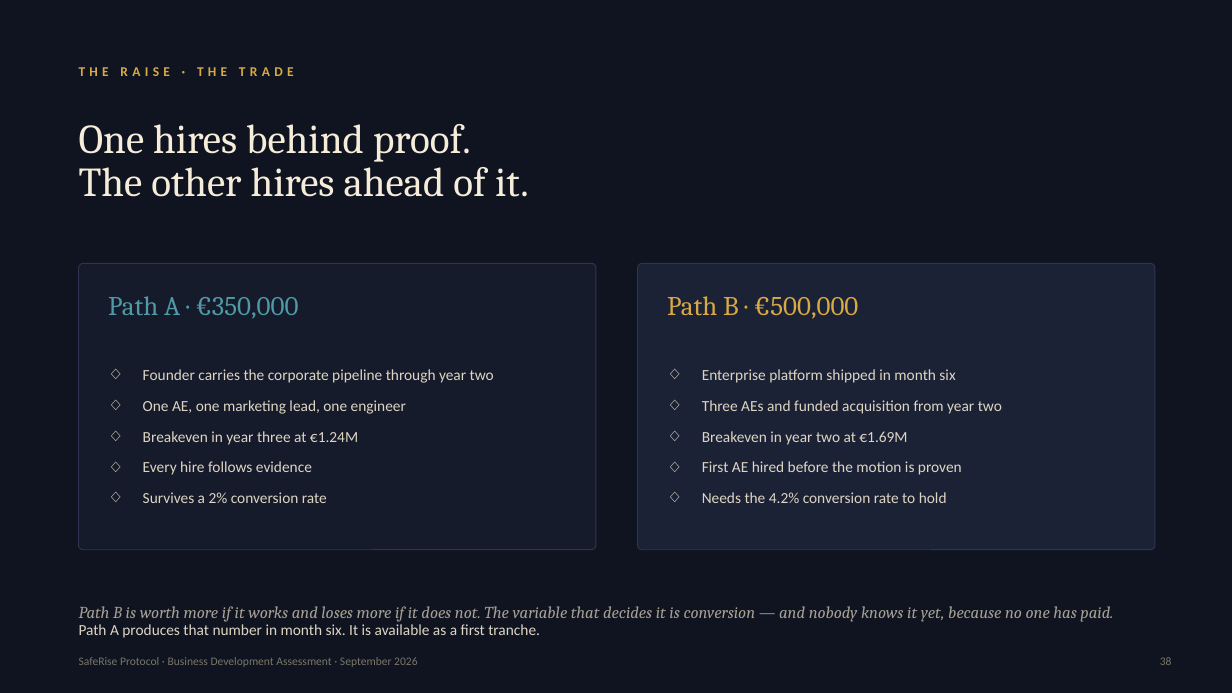
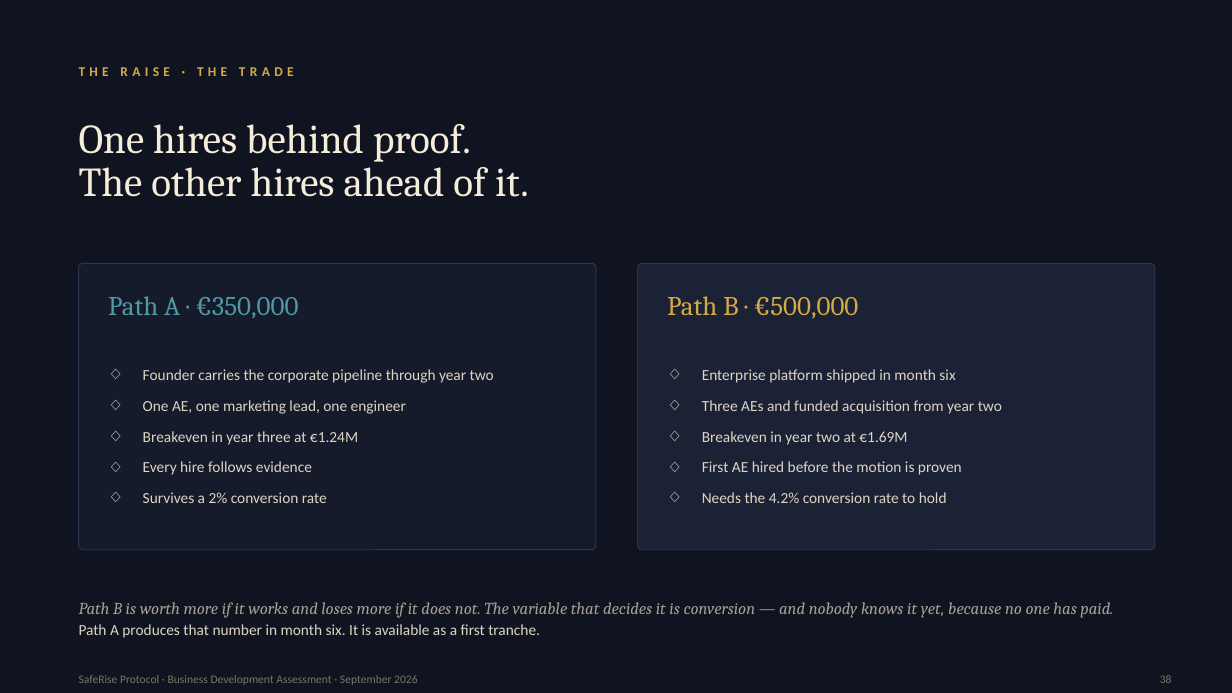
Before and after one commit to robleyworks/saferise, a slide deck: slide 38 of docs/business/SafeRise-Investor-Deck.pptx. Drawn at 1232x693 pixels with LibreOffice and Linux fonts; fonts in the diff are those of the drawing. Boxes give left, top, right and bottom in pixels: in the first picture for what was removed or moved away, otherwise in the second. Text is boxed around its words. In the diff, an @@ line names an element or a change of style, - is before the commit and + after.

```diff
--- a/docs/business/SafeRise-Investor-Deck.pptx
+++ b/docs/business/SafeRise-Investor-Deck.pptx
@@ text "Path B is worth more ...": place and size @@
-text "Path B is worth more ..." at bbox=[79, 606, 1113, 622]
+text "Path B is worth more ..." at bbox=[79, 602, 1113, 618]
@@ text "SafeRise Protocol · Business Development ...": place and size @@
-text "SafeRise Protocol · Business Development ..." at bbox=[79, 657, 417, 667]
+text "SafeRise Protocol · Business Development ..." at bbox=[79, 675, 417, 685]
@@ text "38": place and size @@
-text "38" at bbox=[1160, 657, 1172, 665]
+text "38" at bbox=[1160, 675, 1172, 683]
```
Also in this commit, not shown: 37 other slides changed, 1 other file.
